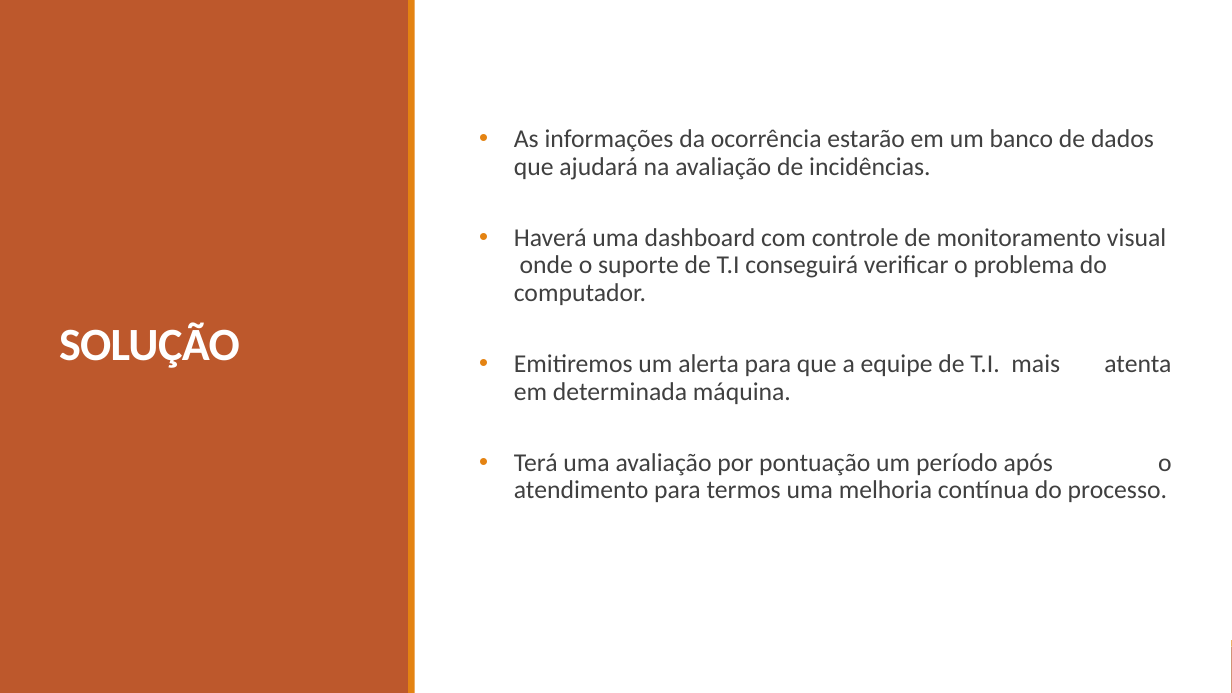
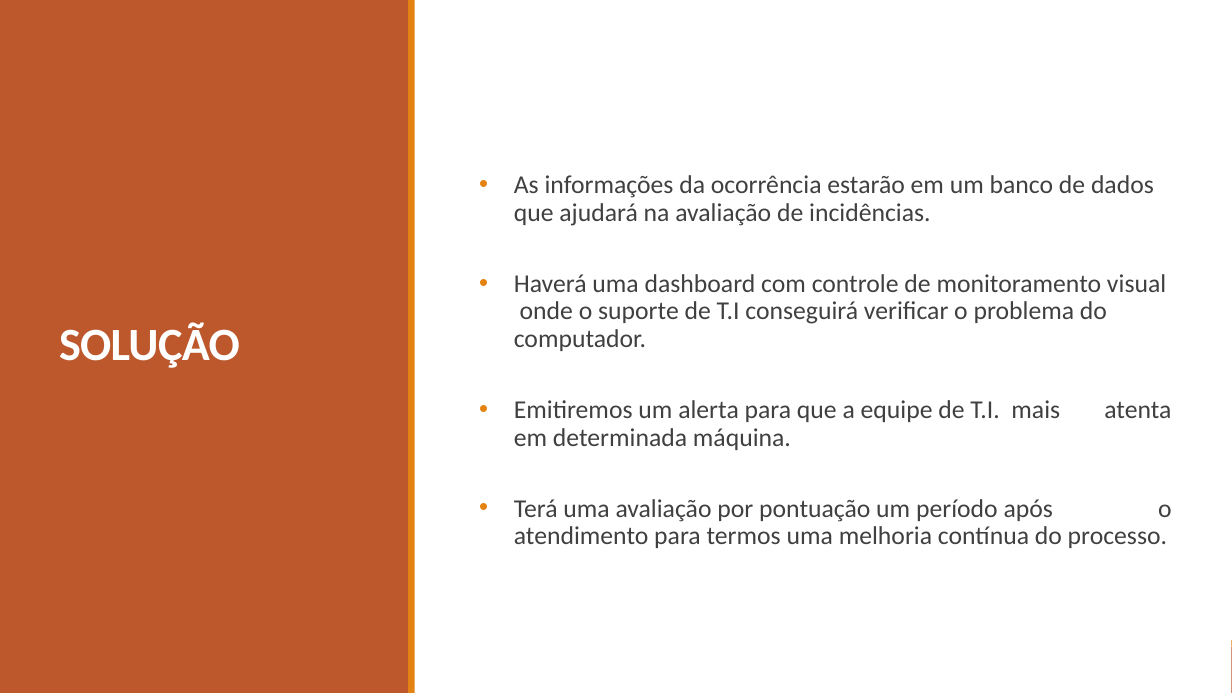
Before and after one commit to BandTec/grupo-05-adsa-20201, a slide deck: slide 18 of Apresentação Sprint 1.pptx. Drawn at 1232x693 pixels with LibreOffice and Linux fonts; fonts in the diff are those of the drawing. Boxes give left, top, right and bottom in pixels: in the first picture for what was removed or moved away, otherwise in the second. Text is boxed around its words. In the diff, an @@ line names an element or a change of style, - is before the commit and + after.

```diff
--- a/Apresentação Sprint 1.pptx
+++ b/Apresentação Sprint 1.pptx
@@ text "As informações da ocorrência estarão ...": place and size @@
-text "As informações da ocorrência estarão ..." at box(514, 129, 1172, 502)
+text "As informações da ocorrência estarão ..." at box(514, 175, 1172, 548)
```
Also in this commit, not shown: 1 other slide changed.
